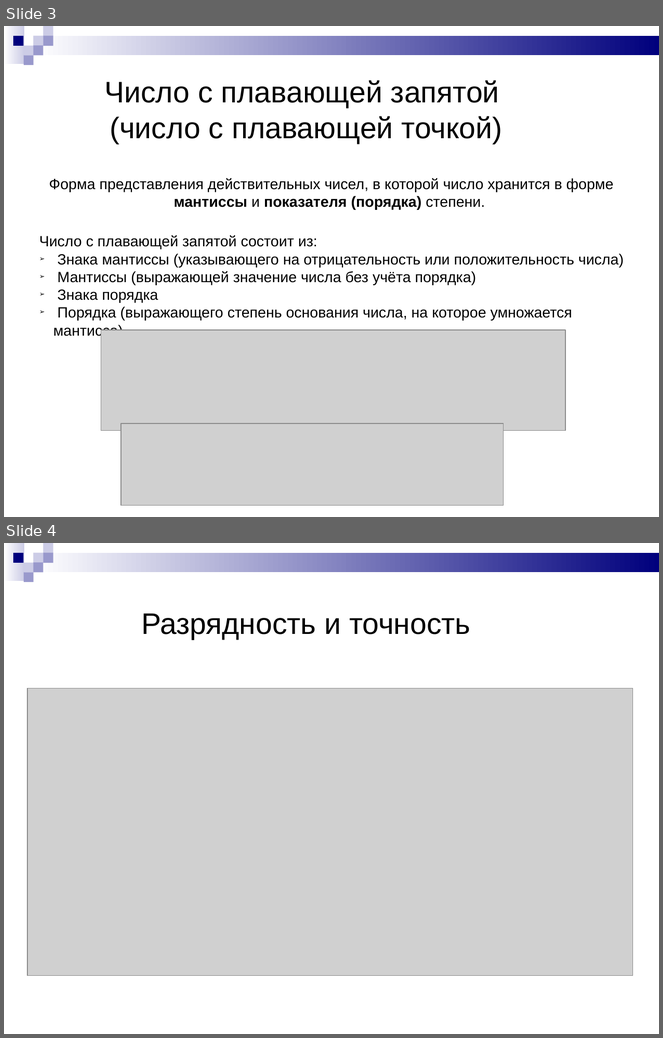
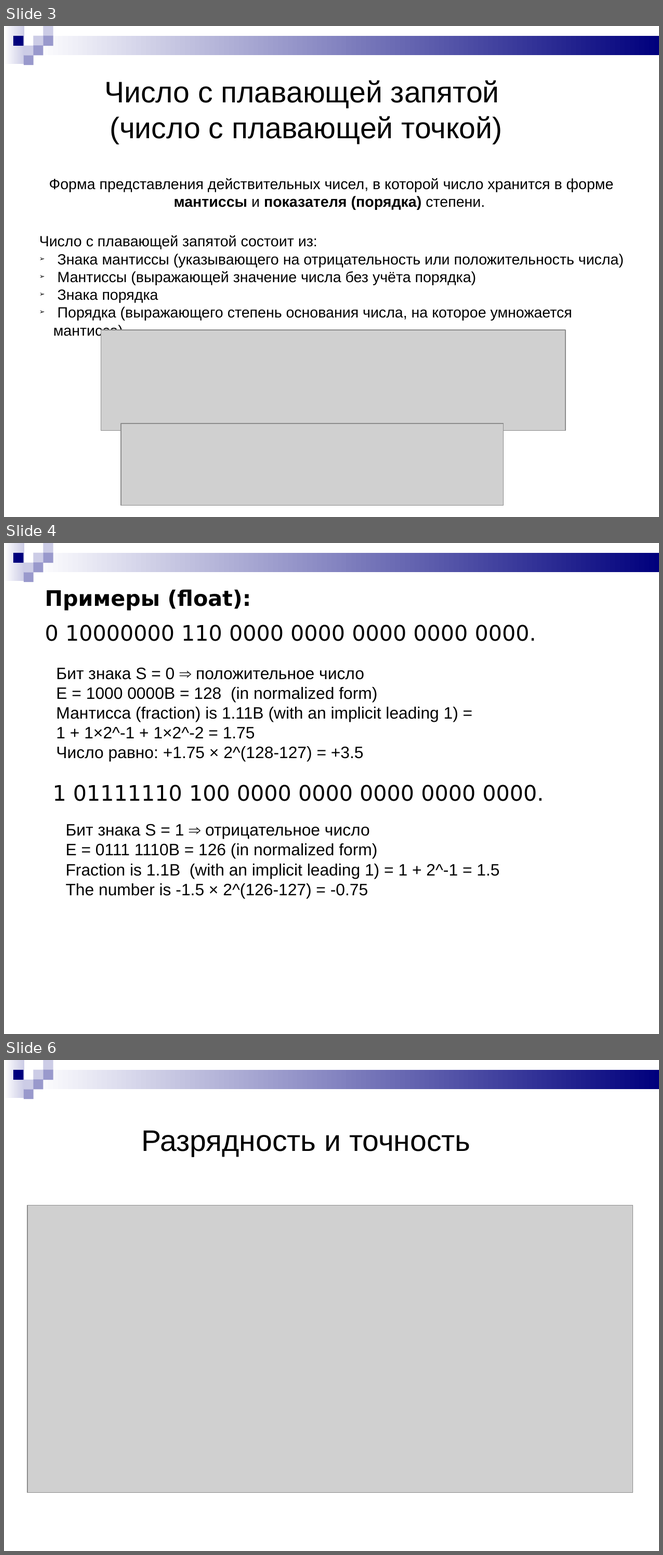
Before and after one commit to Chuvi-w/lisiynos, a slide deck: schedule/Однородные координаты.ppt. Shown one above the other, each under a label of ours: slides 3 and 4 before the commit, slides 3, 4 and 6 after it; the slides between them are not shown. The pictures are 663x1038 and 663x1555 pixels, drawn with LibreOffice and Linux fonts; fonts in the diff are those of the drawing; grey boxes stand for pictures. Boxes give left, top, right and bottom in pixels: in the first picture for what was removed or moved away, otherwise in the second. Text is boxed around its words. In the diff, an @@ line names an element or a change of style, - is before the commit and + after.

```diff
--- a/schedule/Однородные координаты.ppt
+++ b/schedule/Однородные координаты.ppt
@@ slide 4 added at [4, 543, 659, 1034], background #FFFFFF; not listed: 9 template elements that a slide beside it also shows @@
@@ text added at [45, 589, 252, 611], 26 pt, text #000000, bold @@
+Примеры (float):
@@ text added at [45, 625, 536, 641], 26 pt, text #000000 @@
+0 10000000 110 0000 0000 0000 0000 0000.
@@ text added at [56, 667, 458, 761], 20 pt, text #000000 @@
+Бит знака S = 0 ⇒ положительное число
+E = 1000 0000B = 128 (in normalized form)
+Мантисса (fraction) is 1.11B (with an implicit leading 1) =
+1 + 1×2^-1 + 1×2^-2 = 1.75
+Число равно: +1.75 × 2^(128-127) = +3.5
@@ text added at [53, 785, 544, 801], 26 pt, text #000000 @@
+1 01111110 100 0000 0000 0000 0000 0000.
@@ text added at [66, 824, 500, 898], 20 pt, text #000000 @@
+Бит знака S = 1 ⇒ отрицательное число
+E = 0111 1110B = 126 (in normalized form)
+Fraction is 1.1B (with an implicit leading 1) = 1 + 2^-1 = 1.5
+The number is -1.5 × 2^(126-127) = -0.75
@@ what was slide 4 is now slide 6 @@
```
Also in this commit, not shown: 2 slides changed, 4 other slides added, 3 slides removed, 4 other files.
